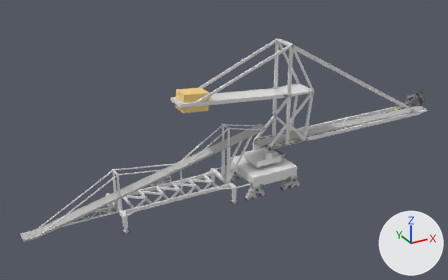
The FBX model public/static/models/dushangang1206.fbx, before and after one commit.
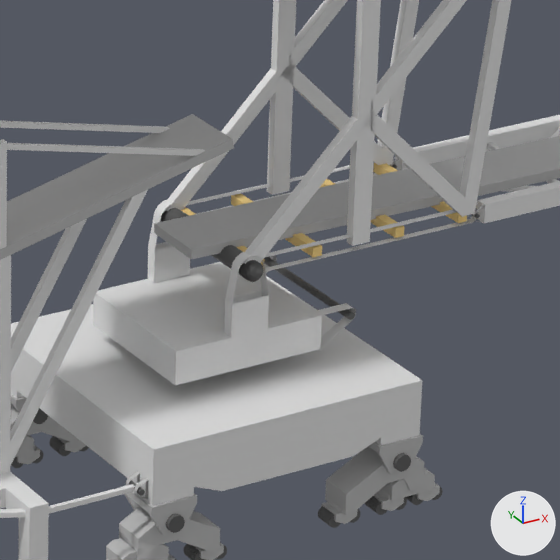
Old and new are each drawn whole from a 50 mm lens placed at (-7.22, -11.26, 6.53), pointed at (-0.93, 0.19, 0.81) and again close up on the part from 51% to 71% of the width and 37% to 70% of the height. Every picture has the same lights, and +X, +Y and +Z are marked at lower right. Where no turn or scale is listed for an object, it has been applied to the vertices. Vertices at the same position are counted once.

The scene before the commit, as lines of its bpy script (objects in view):
```python
me_mesh = bpy.data.meshes.new('Mesh')
me_mesh.from_pydata(...)  # 4320 vertices, 4708 faces; spans x -5.67..0.76, y -0.63..0.63, z -1.05..0.72
# faces by material slot: [2262, 622, 1824]
me_mesh.materials.append(mat_white)  # white #e7e7e7
me_mesh.materials.append(mat_grey)  # grey #bcbcbc
me_mesh.materials.append(mat_black)  # dark grey #595959
me_mesh_001 = bpy.data.meshes.new('Mesh.001')
me_mesh_001.from_pydata(...)  # 456 vertices, 418 faces; spans x -0.327..0.486, y -0.325..0.325, z -0.514..0.058
# faces by material slot: [272, 146]
me_mesh_001.materials.append(mat_black)  # dark grey #595959
me_mesh_001.materials.append(mat_white)  # white #e7e7e7
me_mesh_003 = bpy.data.meshes.new('Mesh.003')
me_mesh_003.from_pydata(...)  # 1128 vertices, 763 faces; spans x -2.19..4.97, y -0.31..0.31, z -0.04..2.4
# faces by material slot: [36, 409, 144, 174]
me_mesh_003.materials.append(mat_yellow)  # yellow #f8d685
me_mesh_003.materials.append(mat_white)  # white #e7e7e7
me_mesh_003.materials.append(mat_black)  # dark grey #595959
me_mesh_003.materials.append(mat_grey)  # grey #bcbcbc
ob_budong = bpy.data.objects.new('budong', me_mesh)
ob_budong.location = (0.0, 0.0, 0.576)
ob_zhijia = bpy.data.objects.new('zhijia', me_mesh_003)
ob_zhijia.location = (0.0, 0.0, 0.576)
ob_zhuanzhou = bpy.data.objects.new('zhuanzhou', me_mesh_001)
ob_zhuanzhou.location = (0.0, 0.0, 0.576)
# also in view: 'pidai' at (2.42, -0.05, 0.61)
```
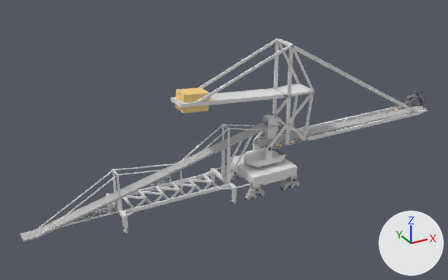
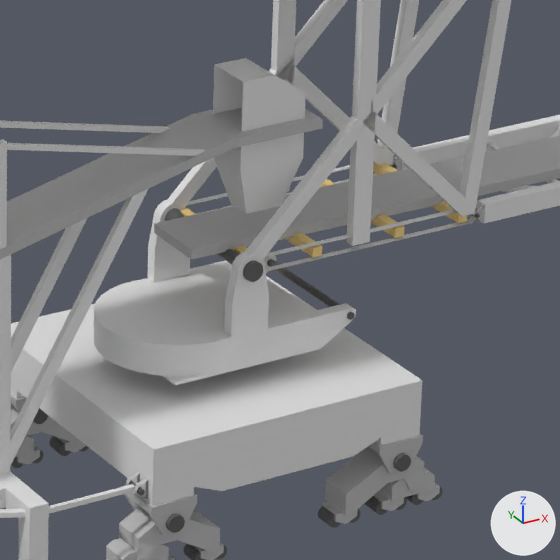
Changed parts and their boxes [x1, y1, x2, y2] in the close-ups (560 x 560 px):
'budong', reshaped
    before: [0, 114, 443, 560]
    after: [0, 58, 443, 560]
part 1 of me_mesh_001, added
    after: [93, 277, 231, 376]
part 2 of me_mesh_001, built on
    before: [93, 208, 356, 384]
    after: [93, 205, 356, 384]
part 3 of me_mesh, added
    after: [213, 58, 306, 214]
part 4 of me_mesh, built on
    before: [0, 139, 234, 260]
    after: [0, 108, 323, 259]

Edits to the bpy script that builds the scene:
```text
Change me_mesh_001:
    used by ob_zhuanzhou; location = (0.0, 0.0, 0.576)
    remove me_mesh_001.from_pydata(...)  # 456 vertices, 418 faces; spans x -0.327..0.486, y -0.325..0.325, z -0.514..0.058
    add me_mesh_001.from_pydata(...)  # 584 vertices, 552 faces; spans x -0.455..0.486, y -0.325..0.325, z -0.514..0.058
    me_mesh_001 part 1: a new loose piece, a 32-sided cylinder along z spanning x -0.455..0.165, y -0.31..0.31, z -0.389..-0.259, in mat_white (white #e7e7e7)
    me_mesh_001 part 2
    6 vertices are removed from x -0.327..-0.082, y -0.305..0.305, z -0.262
    34 faces are deleted
    55 vertices are added at x -0.327..0.083, y -0.305..0.305, z -0.389..-0.259
    13 new vertices lie (0.0, 0.0, 0.127) away from vertices in x -0.145..0.083, y -0.305..0.305, z -0.389
    72 new faces join them, mat_white (white #e7e7e7)
Change me_mesh:
    used by ob_budong; location = (0.0, 0.0, 0.576)
    remove me_mesh.from_pydata(...)  # 4320 vertices, 4708 faces; spans x -5.67..0.76, y -0.63..0.63, z -1.05..0.72
    add me_mesh.from_pydata(...)  # 4354 vertices, 4736 faces; spans x -5.67..0.76, y -0.63..0.63, z -1.05..0.73
    me_mesh part 3: a new loose piece of 30 vertices spanning x -0.01..0.27, y -0.22..-0.02, z 0.17..0.73, in mat_white (white #e7e7e7)
    me_mesh part 4
    2 vertices are removed from x -0.07, y -0.26..0.02, z 0.5
    4 faces are deleted
    6 vertices are added at (-0.08, -0.26, 0.5), (0.32, -0.26, 0.5), (0.32, -0.26, 0.54), (-0.08, 0.02, 0.5), (0.32, 0.02, 0.5), (0.32, 0.02, 0.54)
    8 new faces join them, mat_grey (grey #bcbcbc)
```
